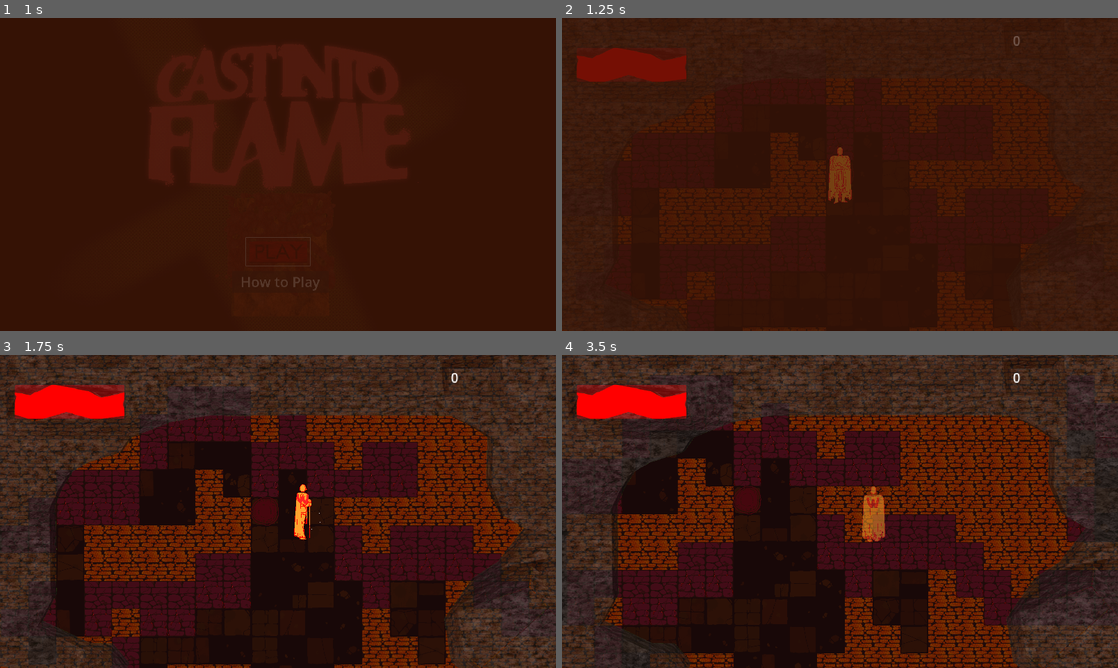
Above: before the commit, frames 1-4 (two rows, left to right).
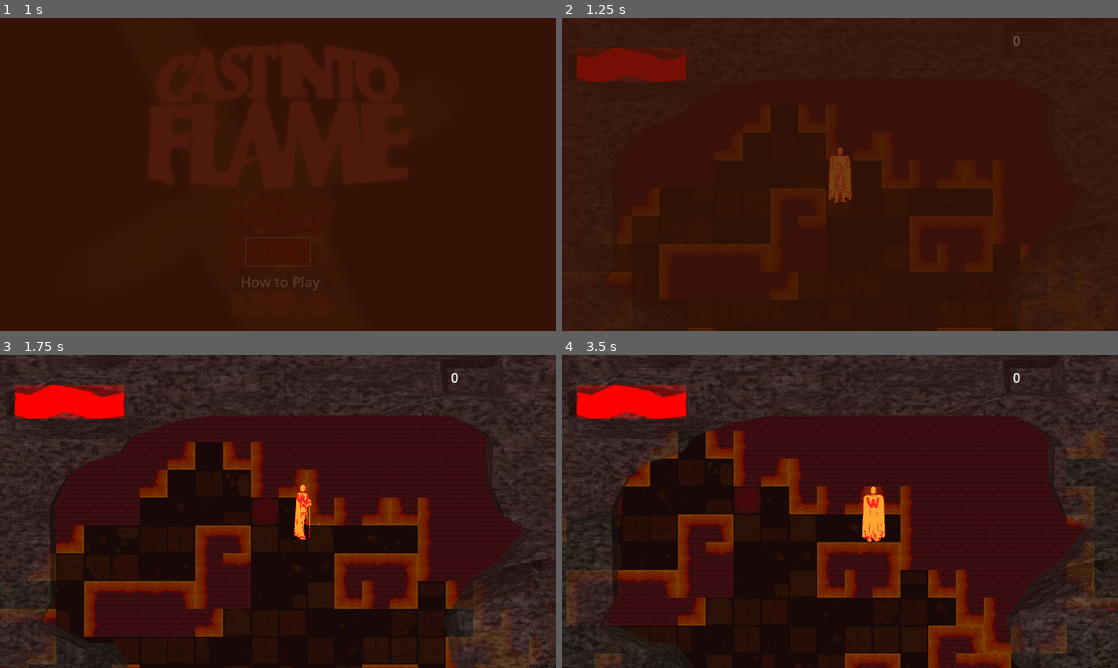
Above: after the commit, the same moments.

Repository: jible/capstone
Game: Godot game, scene res://scenes/testScenes/main_menu.tscn
Two runs of this game, one before a commit and one after it. Both use one fixed random seed, a clock stepped at 60 frames per second and the inputs below. The engine's default icon, where the game draws it, is replaced by a stand-in: a white triangle on a blue panel in a dark square.
Inputs (mouse positions are in pixels of both pictures, inside the frame that each line leads up to):
- Up to frame 1 (1 s): click (278, 252) at 0.5 s
- Up to frame 2 (1.25 s): no input
- Up to frame 3 (1.75 s): move the mouse to (400, 495) at 1.27 s; hold Right (right) from 1.28 s (still down); hold Space (attack) from 1.28 s (still down)
- Up to frame 4 (3.5 s): move the mouse to (728, 527) at 2.02 s; release Right (right) at 2.03 s; release Space (attack) at 2.03 s; hold Down (down) 2.03-2.78 s; tap Space (attack) at 2.1 s; move the mouse to (895, 442) at 2.77 s; hold Right (right) from 2.78 s (still down); hold Space (attack) from 2.78 s (still down)

Frame 1 is identical in both runs. In frame 2, 4.6% of the frame differs, in the area x 8-93%, y 20-100%; in frame 3, 28%; in frame 4, 33%, in the area x 0-100%, y 0-100%.

Commit message:
first version - super buggy

Diff:
--- a/scenes/prefabs/scene_config_package.tscn
+++ b/scenes/prefabs/scene_config_package.tscn
@@ -1,13 +1,90 @@
-[gd_scene load_steps=12 format=3 uid="uid://bugqksfg6vdn7"]
+[gd_scene load_steps=15 format=3 uid="uid://bugqksfg6vdn7"]
 
 [ext_resource type="Script" path="res://scenes/prefabs/scene_config_package.gd" id="1_qcfrr"]
 [ext_resource type="PackedScene" uid="uid://b0qchcd21rx5b" path="res://scenes/level_generator.tscn" id="2_1eor7"]
 [ext_resource type="PackedScene" uid="uid://c6kyubdgubp47" path="res://scenes/prefabs/player/player.tscn" id="3_5fksv"]
+[ext_resource type="Texture2D" uid="uid://da7e81hsff5sq" path="res://assets/tilesets/combined_lust_temp.png" id="3_maash"]
 [ext_resource type="Texture2D" uid="uid://ca6grrk71ix8f" path="res://assets/tilesets/wall_tileset.png" id="3_qveav"]
 [ext_resource type="Texture2D" uid="uid://duufxwo0sqfp" path="res://assets/tilesets/wall_tileset_v2.png" id="4_ojut0"]
 [ext_resource type="PackedScene" uid="uid://c611v6n8n75j1" path="res://scenes/prefabs/custom_camera.tscn" id="4_t24gl"]
 [ext_resource type="Script" path="res://scripts/enemy_manager.gd" id="5_e7sx3"]
 [ext_resource type="PackedScene" uid="uid://dfvsgbamdsiep" path="res://scenes/prefabs/ui_elements/HUD.tscn" id="6_14c2j"]
+
+[sub_resource type="TileSetAtlasSource" id="TileSetAtlasSource_b158m"]
+texture = ExtResource("3_maash")
+texture_region_size = Vector2i(120, 120)
+1:0/0 = 0
+1:0/0/terrain_set = 0
+1:0/0/terrain = 0
+1:0/0/terrains_peering_bit/right_side = 0
+1:0/0/terrains_peering_bit/bottom_right_corner = 0
+1:0/0/terrains_peering_bit/bottom_side = 0
+1:0/0/terrains_peering_bit/bottom_left_corner = 0
+1:0/0/terrains_peering_bit/left_side = 0
+2:0/0 = 0
+2:0/0/terrain_set = 0
+2:0/0/terrains_peering_bit/bottom_side = 0
+2:0/0/terrains_peering_bit/bottom_left_corner = 0
+2:0/0/terrains_peering_bit/left_side = 0
+0:1/0 = 0
+0:1/0/terrain_set = 0
+0:1/0/terrain = 0
+0:1/0/terrains_peering_bit/right_side = 0
+0:1/0/terrains_peering_bit/bottom_right_corner = 0
+0:1/0/terrains_peering_bit/bottom_side = 0
+0:1/0/terrains_peering_bit/top_side = 0
+0:1/0/terrains_peering_bit/top_right_corner = 0
+1:1/0 = 0
+1:1/0/terrain_set = 0
+1:1/0/terrain = 0
+1:1/0/terrains_peering_bit/right_side = 0
+1:1/0/terrains_peering_bit/bottom_right_corner = 0
+1:1/0/terrains_peering_bit/bottom_side = 0
+1:1/0/terrains_peering_bit/bottom_left_corner = 0
+1:1/0/terrains_peering_bit/left_side = 0
+1:1/0/terrains_peering_bit/top_left_corner = 0
+1:1/0/terrains_peering_bit/top_side = 0
+1:1/0/terrains_peering_bit/top_right_corner = 0
+2:1/0 = 0
+2:1/0/terrain_set = 0
+2:1/0/terrain = 0
+2:1/0/terrains_peering_bit/bottom_side = 0
+2:1/0/terrains_peering_bit/bottom_left_corner = 0
+2:1/0/terrains_peering_bit/left_side = 0
+2:1/0/terrains_peering_bit/top_left_corner = 0
+2:1/0/terrains_peering_bit/top_side = 0
+0:2/0 = 0
+0:2/0/terrain_set = 0
+0:2/0/terrains_peering_bit/right_side = 0
+0:2/0/terrains_peering_bit/top_side = 0
+0:2/0/terrains_peering_bit/top_right_corner = 0
+1:2/0 = 0
+1:2/0/terrain_set = 0
+1:2/0/terrain = 0
+1:2/0/terrains_peering_bit/right_side = 0
+1:2/0/terrains_peering_bit/left_side = 0
+1:2/0/terrains_peering_bit/top_left_corner = 0
+1:2/0/terrains_peering_bit/top_side = 0
+1:2/0/terrains_peering_bit/top_right_corner = 0
+2:2/0 = 0
+2:2/0/terrain_set = 0
+2:2/0/terrains_peering_bit/left_side = 0
+2:2/0/terrains_peering_bit/top_left_corner = 0
+2:2/0/terrains_peering_bit/top_side = 0
+0:0/0 = 0
+0:0/0/terrain_set = 0
+0:0/0/terrains_peering_bit/right_side = 0
+0:0/0/terrains_peering_bit/bottom_right_corner = 0
+0:0/0/terrains_peering_bit/bottom_side = 0
+
+[sub_resource type="TileSet" id="TileSet_5qlh8"]
+tile_size = Vector2i(120, 120)
+physics_layer_0/collision_layer = 3
+physics_layer_0/collision_mask = 3
+terrain_set_0/mode = 0
+terrain_set_0/terrain_0/name = "Floor"
+terrain_set_0/terrain_0/color = Color(0.256857, 0.290858, 0.844398, 1)
+sources/0 = SubResource("TileSetAtlasSource_b158m")
 
 [sub_resource type="TileSetAtlasSource" id="TileSetAtlasSource_18dq5"]
 resource_name = "walls"
@@ -67,6 +144,9 @@
 [node name="Level Generator" parent="." instance=ExtResource("2_1eor7")]
 world_seed = 2
 
+[node name="Wall Level 1" parent="Level Generator" index="1"]
+tile_set = SubResource("TileSet_5qlh8")
+
 [node name="Ceiling" parent="Level Generator" index="3"]
 tile_set = SubResource("TileSet_dw07b")
 
--- a/scripts/level_generator.gd
+++ b/scripts/level_generator.gd
@@ -98,6 +98,7 @@
 	Render the tile map by placing tiles on the appropriate layers.
 	'''
 
+	var modified_walls = []
 	for y in range (size.y):
 		for x in range(size.x):
 			var pos = Vector2(x,y)
@@ -110,8 +111,7 @@
 				layers["environment"].set_cell(pos, 0, Vector2i(9, 9))
 
 			if map.get_tile(pos).type == null:
-				layers["wall1"].set_cell(Vector2(x,y), 1, Vector2i(0,0))
-				if y - 1 >= 0:
-					layers["wall2"].set_cell(Vector2(x,y - 1), 1, Vector2i(1,0))
-				if y -2 >= 0:
-					layers["ceiling"].set_cell(Vector2(x,y - 2), 1, Vector2i(2,0))
+				modified_walls.append( Vector2i( pos ) )
+				layers["wall1"].set_cell(pos, 0,Vector2i(0,0))
+
+	layers["wall1"].set_cells_terrain_connect(modified_walls, 0 ,0 )
